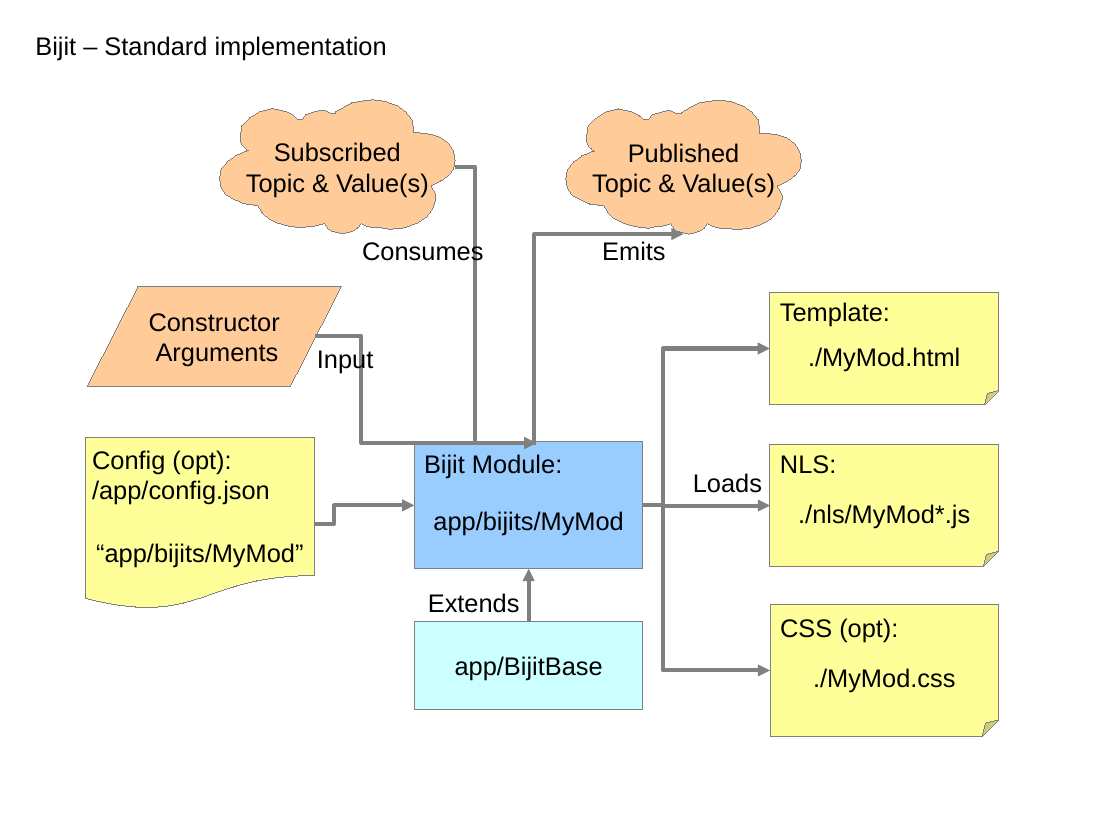
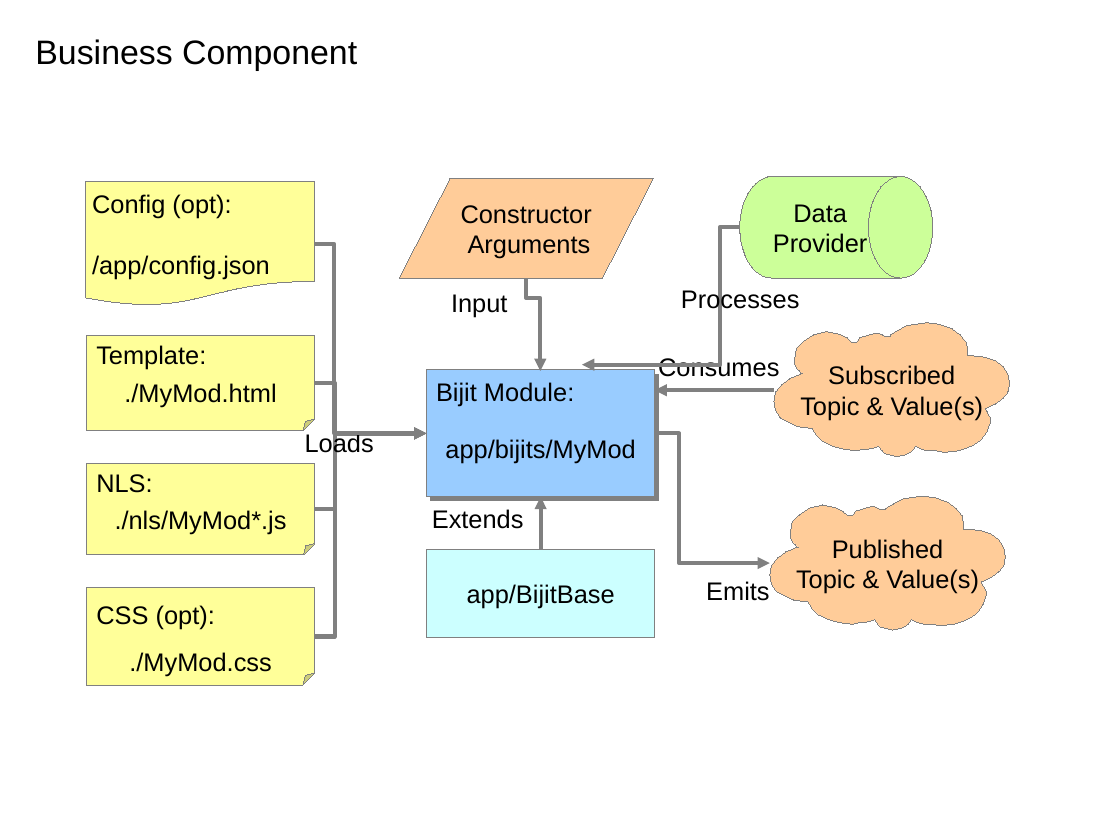
Before and after one commit to spa-js/spa-js.github.io, a slide deck: slide 2 of resources/AppArch_Diagrams.odp. Drawn at 1120x840 pixels with LibreOffice and Linux fonts; fonts in the diff are those of the drawing. Boxes give left, top, right and bottom in pixels: in the first picture for what was removed or moved away, otherwise in the second. Text is boxed around its words. In the diff, an @@ line names an element or a change of style, - is before the commit and + after.

```diff
--- a/resources/AppArch_Diagrams.odp
+++ b/resources/AppArch_Diagrams.odp
@@ text removed at [35, 36, 387, 61] @@
-Bijit – Standard implementation
@@ text added at [35, 39, 357, 71], 24 pt, text #000000 @@
+Business Component
@@ flow chart input output "Constructor Arguments": place and size @@
-flow chart input output "Constructor Arguments" at [87, 287, 341, 386]
+flow chart input output "Constructor Arguments" at [399, 179, 654, 278]
@@ flow chart magnetic drum added at [740, 177, 933, 278], fill #CCFF99, outline #808080 0 pt, 18 pt, text #000000 @@
+Data
+Provider
@@ text "Config (opt):" rewrapped from [92, 450, 270, 505] to [92, 194, 270, 279] @@
@@ flow chart document added at [85, 182, 314, 306], fill #FFFF99, outline #808080 0 pt @@
@@ elbow arrow moved from (537, 443) - (684, 234) to (740, 228) - (582, 365) @@
@@ elbow arrow moved from (643, 505) - (770, 671) to (314, 244) - (427, 434) @@
@@ text "Input": place and size @@
-text "Input" at [317, 348, 373, 374]
+text "Input" at [451, 294, 507, 318]
@@ text "Input" at [451, 294, 507, 318]: alignment left to right @@
@@ elbow arrow moved from (455, 167) - (537, 443) to (526, 278) - (541, 371) @@
@@ text added at [681, 288, 799, 314], 18 pt, text #000000 @@
+Processes
@@ freeform shape "Subscribed": place and size @@
-freeform shape "Subscribed" at [220, 100, 455, 234]
+freeform shape "Subscribed" at [774, 323, 1010, 457]
@@ folded corner "./MyMod.html": place and size @@
-folded corner "./MyMod.html" at [770, 293, 999, 405]
+folded corner "./MyMod.html" at [86, 335, 315, 431]
@@ text "Template:": place and size @@
-text "Template:" at [780, 302, 890, 326]
+text "Template:" at [96, 345, 206, 370]
@@ text "Consumes": place and size @@
-text "Consumes" at [362, 240, 483, 266]
+text "Consumes" at [658, 356, 779, 382]
@@ elbow arrow moved from (315, 336) - (537, 443) to (315, 383) - (427, 434) @@
@@ 2 rectangles, 1 text: place and size @@
-2 rectangles, 1 text at [415, 442, 643, 709]
+2 rectangles, 1 text at [427, 370, 656, 638]
@@ rectangle "app/bijits/MyMod" at [427, 370, 656, 497]: shadow on @@
@@ elbow arrow moved from (643, 505) - (770, 506) to (774, 389) - (655, 390) @@
@@ flow chart document removed at [85, 438, 314, 610] @@
-“app/bijits/MyMod”
@@ text "Loads" rewrapped from [693, 473, 762, 493] to [305, 432, 374, 458] @@
@@ elbow arrow moved from (314, 524) - (415, 505) to (315, 509) - (427, 434) @@
@@ elbow arrow added from (315, 636) to (427, 434), #808080 2.89 pt @@
@@ elbow arrow moved from (643, 505) - (770, 349) to (656, 434) - (770, 563) @@
@@ folded corner "./nls/MyMod*.js": place and size @@
-folded corner "./nls/MyMod*.js" at [770, 445, 999, 567]
+folded corner "./nls/MyMod*.js" at [86, 463, 315, 555]
@@ text "NLS:": place and size @@
-text "NLS:" at [780, 455, 836, 474]
+text "NLS:" at [96, 474, 152, 493]
@@ text "Extends": place and size @@
-text "Extends" at [428, 593, 520, 613]
+text "Extends" at [432, 509, 524, 529]
@@ elbow arrow moved from (528, 621) - (528, 569) to (541, 550) - (541, 497) @@
@@ freeform shape "Published": place and size @@
-freeform shape "Published" at [566, 101, 802, 235]
+freeform shape "Published" at [770, 496, 1006, 630]
@@ folded corner "./MyMod.css": place and size @@
-folded corner "./MyMod.css" at [770, 605, 999, 736]
+folded corner "./MyMod.css" at [86, 588, 315, 686]
@@ text "CSS (opt):": place and size @@
-text "CSS (opt):" at [780, 618, 898, 642]
+text "CSS (opt):" at [96, 605, 215, 630]
@@ text "Emits": place and size @@
-text "Emits" at [602, 241, 665, 261]
+text "Emits" at [706, 581, 769, 601]
```
Also in this commit, not shown: 1 other slide changed, 9 other files.
